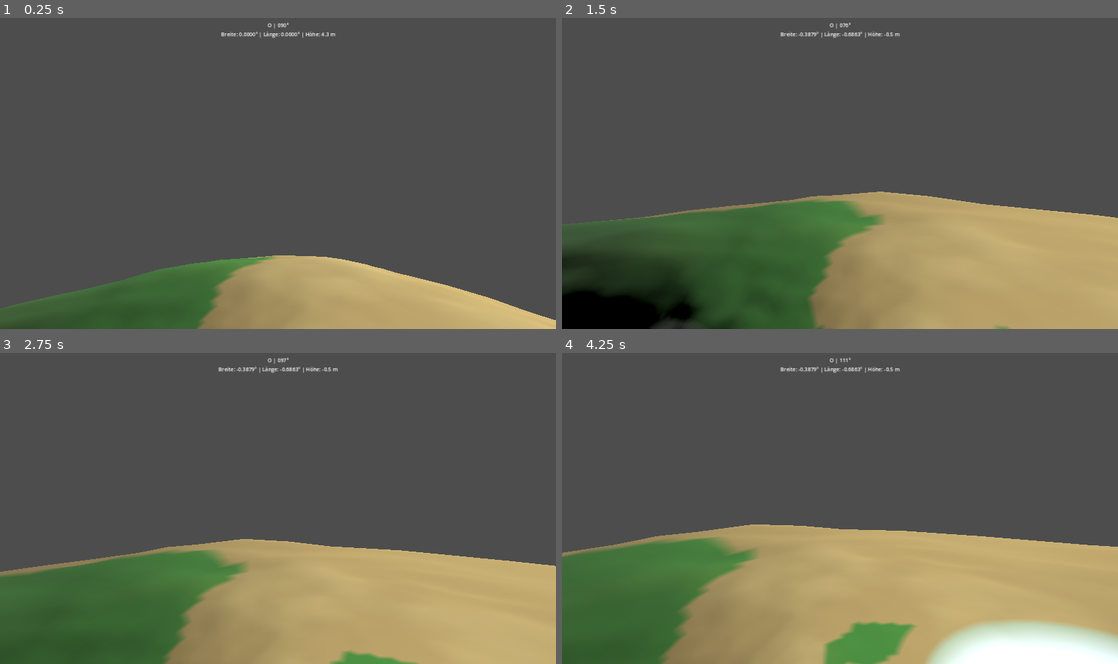
Above: before the commit, frames 1-4 (two rows, left to right).
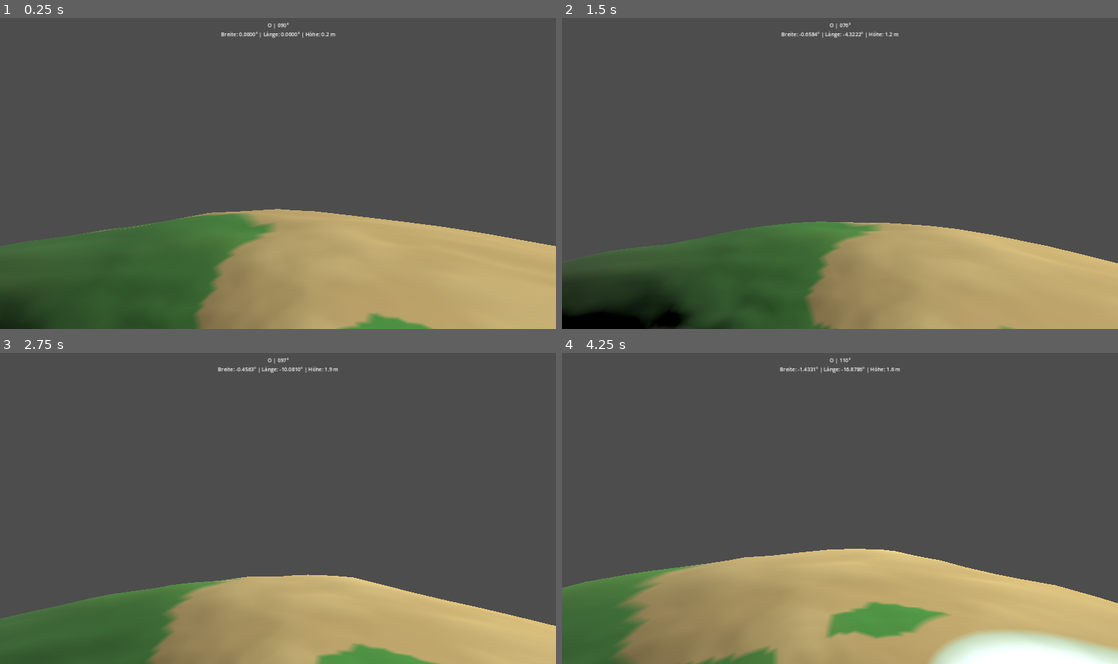
Above: after the commit, the same moments.

Repository: JojoCabana/The-Norloland
Game: Godot game, scene res://main.tscn
Same seed, same stepped clock (60 frames per second), same inputs: the game is played once before the commit and once after it.
Inputs (mouse positions are in pixels of both pictures, inside the frame that each line leads up to):
- Up to frame 1 (0.25 s): no input
- Up to frame 2 (1.5 s): tap Enter at 0.5 s; move the mouse to (867, 170) at 0.52 s; hold Space 0.53-1.28 s; hold W from 0.53 s (still down); move the mouse to (812, 173) at 1.27 s; tap Space at 1.35 s
- Up to frame 3 (2.75 s): keep holding W; tap Space at 1.52, 1.82 s; move the mouse to (289, 502) at 2.02 s; hold Space from 2.03 s (still down)
- Up to frame 4 (4.25 s): keep holding W; move the mouse to (834, 511) at 2.77 s; release Space at 2.78 s; tap Space at 2.85, 3.02, 3.32 s; move the mouse to (878, 511) at 3.52 s; hold Space from 3.53 s (still down)

The runs differ from the first frame. In frame 1, 19% of the frame differs, in the area x 0-100%, y 4-100%; in frame 2, 12%; in frame 3, 15%; in frame 4, 21%, in the area x 0-100%, y 1-100%.

Commit message:
Make mini-planet walking follow spherical terrain independently of collision solver

Diff:
--- a/MiniPlanetDemo/player.gd
+++ b/MiniPlanetDemo/player.gd
@@ -1,17 +1,16 @@
 extends CharacterBody3D
-## First-person walking on a stationary spherical planet.
+## Surface-locked first-person controller: the planet stays stationary.
 @export var speed: float = 5.0
 @export var gravity_strength: float = 22.0
 @export var jump_speed: float = 7.0
 @export var mouse_sensitivity: float = 0.0025
 var pitch: float = 0.0
+var height_above_ground: float = 0.95
 var vertical_speed: float = 0.0
 @onready var camera: Camera3D = $Camera3D
+@onready var planet: Node3D = get_parent().get_node("Planet")
 
 func _ready() -> void:
-    floor_snap_length = 0.5
-    floor_max_angle = deg_to_rad(55.0)
-    motion_mode = CharacterBody3D.MOTION_MODE_GROUNDED
     _align_to_surface()
     Input.mouse_mode = Input.MOUSE_MODE_CAPTURED
 
@@ -29,29 +28,34 @@
     var up: Vector3 = global_position.normalized()
     if up.length_squared() < 0.01:
         return
-    var current_up: Vector3 = global_transform.basis.y.normalized()
-    var rotation_to_up := Quaternion(current_up, up)
+    var rotation_to_up := Quaternion(global_transform.basis.y.normalized(), up)
     global_transform.basis = (Basis(rotation_to_up) * global_transform.basis).orthonormalized()
     up_direction = up
 
 func _physics_process(delta: float) -> void:
+    var up: Vector3 = global_position.normalized()
+    if up.length_squared() < 0.01:
+        return
     _align_to_surface()
-    var up: Vector3 = up_direction
     var forward: Vector3 = -global_transform.basis.z
     forward = (forward - up * forward.dot(up)).normalized()
     var right: Vector3 = global_transform.basis.x
     right = (right - up * right.dot(up)).normalized()
-    var input_axis := Vector2(
+    var axis := Vector2(
         float(Input.is_key_pressed(KEY_D)) - float(Input.is_key_pressed(KEY_A)),
         float(Input.is_key_pressed(KEY_W)) - float(Input.is_key_pressed(KEY_S))
     ).normalized()
-    var tangent_velocity: Vector3 = (right * input_axis.x + forward * input_axis.y) * speed
-    if is_on_floor():
+    var tangent: Vector3 = (right * axis.x + forward * axis.y) * speed
+    # Move the character around the planet, not the planet underneath it.
+    var next_position: Vector3 = global_position + tangent * delta
+    var next_up: Vector3 = next_position.normalized()
+    var ground_radius: float = planet.surface_radius(next_up)
+    var standing_radius: float = ground_radius + 0.95
+    if Input.is_key_pressed(KEY_SPACE) and height_above_ground <= 0.951 and vertical_speed <= 0.0:
+        vertical_speed = jump_speed
+    vertical_speed -= gravity_strength * delta
+    height_above_ground = maxf(0.95, height_above_ground + vertical_speed * delta)
+    if height_above_ground <= 0.95 and vertical_speed < 0.0:
         vertical_speed = 0.0
-        if Input.is_key_pressed(KEY_SPACE):
-            vertical_speed = jump_speed
-    else:
-        vertical_speed -= gravity_strength * delta
-    velocity = tangent_velocity + up * vertical_speed
-    move_and_slide()
-    vertical_speed = velocity.dot(up_direction)
+    global_position = next_up * (standing_radius + height_above_ground - 0.95)
+    _align_to_surface()
